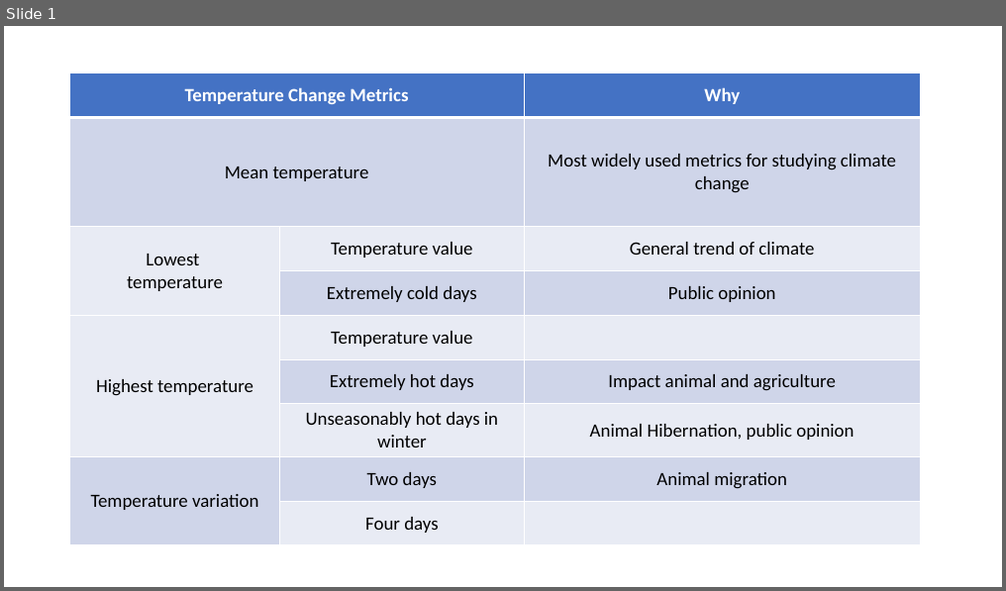
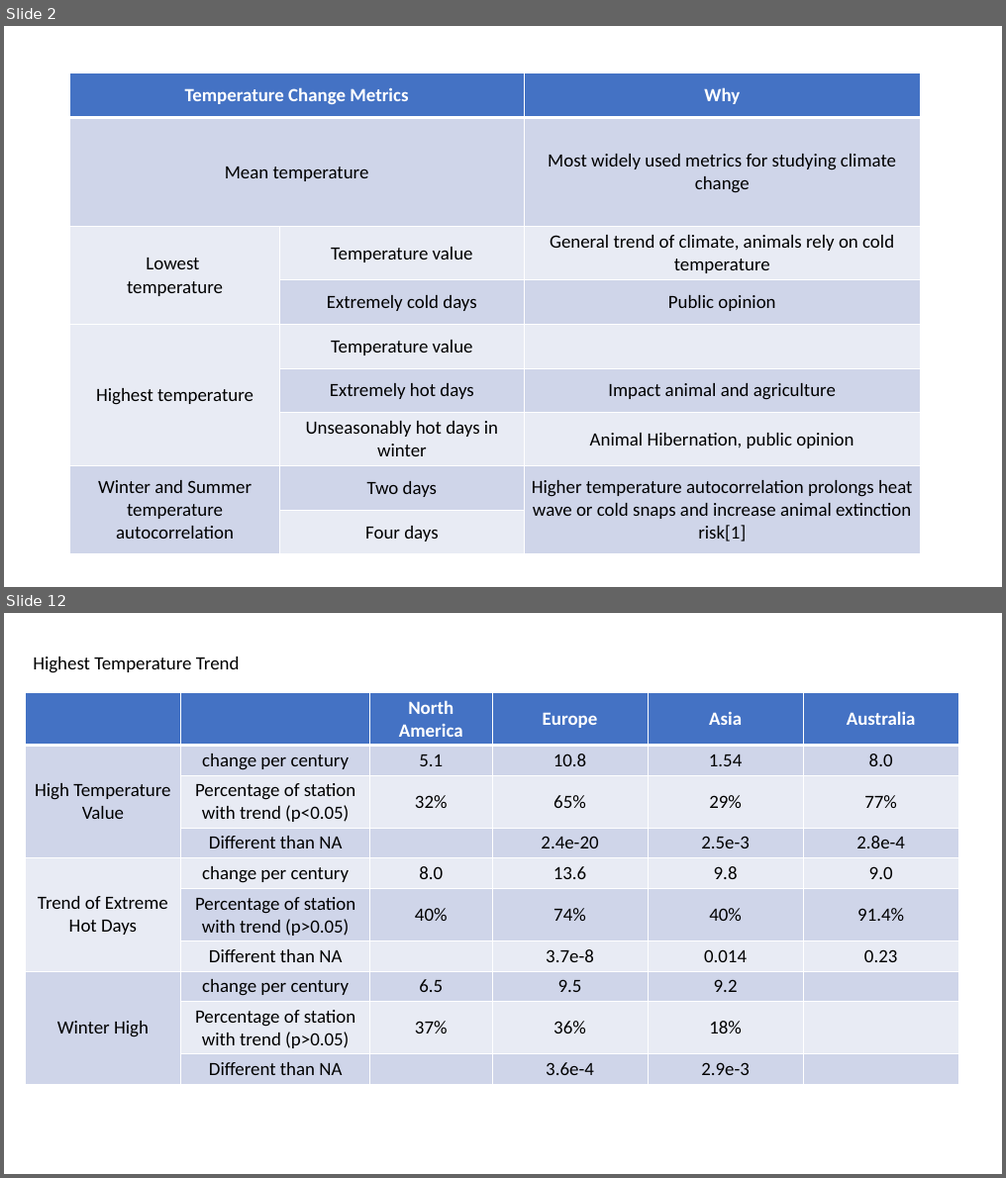
Before and after one commit to JustintheButton/temperature_analysis, a slide deck: report.pptx. Shown one above the other, each under a label of ours: slide 1 before the commit, slides 2 and 12 after it; the slides between them are not shown. The pictures are 1006x591 and 1006x1178 pixels, drawn with LibreOffice and Linux fonts; fonts in the diff are those of the drawing. Boxes give left, top, right and bottom in pixels: in the first picture for what was removed or moved away, otherwise in the second. Text is boxed around its words. In the diff, an @@ line names an element or a change of style, - is before the commit and + after.

```diff
--- a/report.pptx
+++ b/report.pptx
@@ slide 12 added at [4,613,1002,1174], background #FFFFFF @@
@@ text added at [33,657,240,673], 18 pt, text #000000 @@
+Highest Temperature Trend
@@ table added at [25,692,959,1084], 10 rows, 6 columns @@
+ |  | North America | Europe | Asia | Australia
+High Temperature Value | change per century | 5.1 | 10.8 | 1.54 | 8.0
+ | Percentage of station with trend (p<0.05) | 32% | 65% | 29% | 77%
+ | Different than NA |  | 2.4e-20 | 2.5e-3 | 2.8e-4
+Trend of Extreme Hot Days | change per century | 8.0 | 13.6 | 9.8 | 9.0
+ | Percentage of station with trend (p>0.05) | 40% | 74% | 40% | 91.4%
+ | Different than NA |  | 3.7e-8 | 0.014 | 0.23
+Winter High | change per century | 6.5 | 9.5 | 9.2 | 
+ | Percentage of station with trend (p>0.05) | 37% | 36% | 18% | 
+ | Different than NA |  | 3.6e-4 | 2.9e-3 | 
@@ what was slide 1 is now slide 2 @@
@@ slide 2 changed as well @@
@@ table at [70,74,921,553] @@
-row 3, column 3: General trend of climate
+row 3, column 3: General trend of climate, animals rely on cold temperature
-row 8, column 1: Temperature variation
+row 8, column 1: Winter and Summer temperature autocorrelation
-row 8, column 3: Animal migration
+row 8, column 3: Higher temperature autocorrelation prolongs heat wave or cold snaps and increase animal extinction risk[1]
```
Also in this commit, not shown: 16 other slides added, 1 other file.
